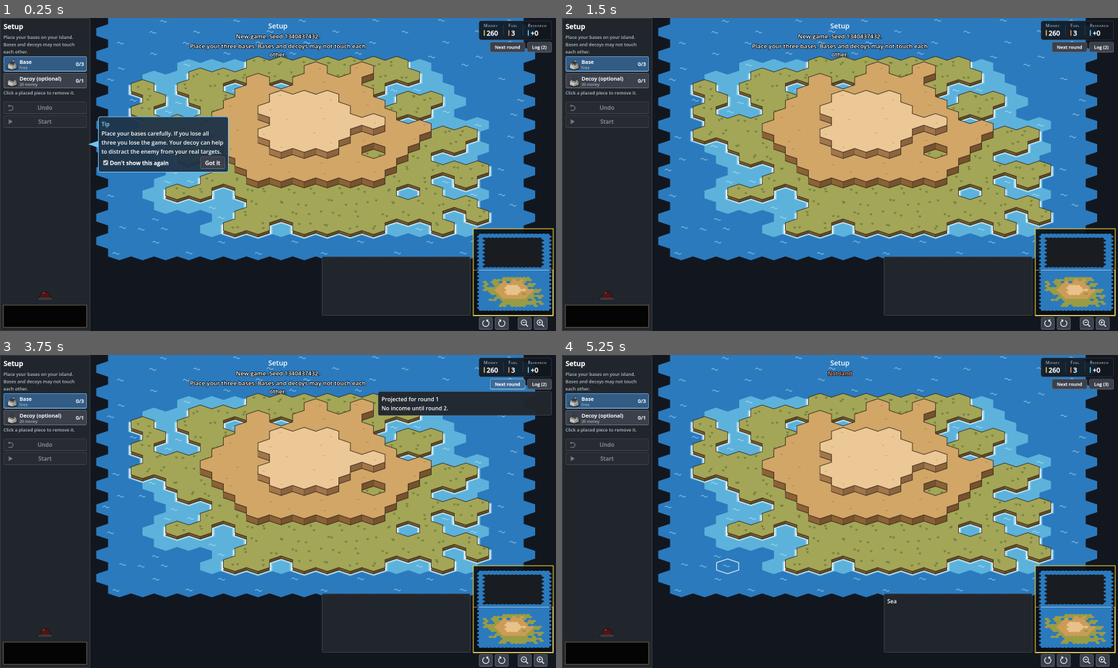
Above: before the commit, frames 1-4 (two rows, left to right).
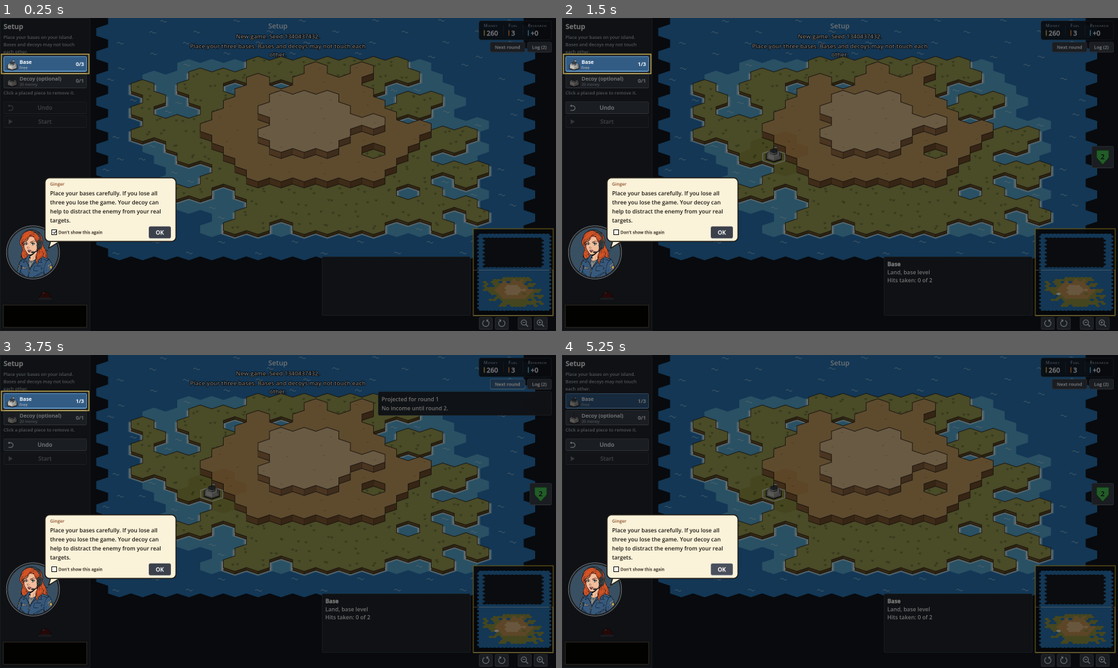
Above: after the commit, the same moments.

Repository: abeuscher/archipelago-game
Game: Godot game, scene res://game/main.tscn
Two runs of this game, one before a commit and one after it. Both use one fixed random seed, a clock stepped at 60 frames per second and the inputs below.
Inputs (mouse positions are in pixels of both pictures, inside the frame that each line leads up to):
- Up to frame 1 (0.25 s): no input
- Up to frame 2 (1.5 s): click (773, 161) at 0.5 s, where only the run before the commit has a clickable "Got it"; click (639, 230) at 1.25 s, where only the run after the commit has a clickable "Don't show this again"
- Up to frame 3 (3.75 s): click (77, 567) at 2 s, where only the run after the commit has a clickable "Don't show this again"; click (77, 567) at 2.75 s, where only the run after the commit has a clickable "Don't show this again"; click "Next round" at 3.5 s
- Up to frame 4 (5.25 s): click "Next round" at 4.25 s; click (723, 567) at 5 s, where only the run after the commit has a clickable "OK"

The runs differ from the first frame. In frame 1, 79% of the frame differs, in the area x 0-100%, y 0-100%; in frame 2, 80%; in frame 3, 80%; in frame 4, 81%.

Commit message:
Ginger speaks tips and announcements from the toolbar: pop-in portrait, speech bubble, spotlight on what a tip is about
Co-Authored-By: Claude Opus 5.5 <noreply@anthropic.com>

Diff:
--- /dev/null
+++ b/data/characters.json
@@ -0,0 +1,11 @@
+{
+  "_note": "Characters who speak to the player from the portrait space in the left toolbar. portrait is a picture with the face inside a circle; circle is [centre x, centre y, radius] of that circle in the picture's pixels. Messages and tips name a character by id; without one, default speaks.",
+  "default": "ginger",
+  "characters": {
+    "ginger": {
+      "name": "Ginger",
+      "portrait": "res://assets/characters/ginger_circle.jpg",
+      "circle": [598, 448, 418]
+    }
+  }
+}
--- a/data/tips.json
+++ b/data/tips.json
@@ -1,5 +1,5 @@
 {
-  "_note": "Tips introduce the game as the player goes (spec …(288 unchanged characters)… th the player's build clock when shown. Conditions are named in game/tips.gd. {placeholders} are filled from rules.json.",
+  "_note": "Tips introduce the game as the player goes (spec …(288 unchanged characters)… th the player's build clock when shown. character names who says it (data/characters.json); without one, the default character speaks. Conditions are named in game/tips.gd. {placeholders} are filled from rules.json.",
   "tips": [
     { "id": "place_bases", "when": "setup", "anchor": "tool:base",
       "text": "Place your bases carefully. If you lose all three you lose the game. Your decoy can help to distract the enemy from your real targets." },
--- /dev/null
+++ b/game/announcer.gd
@@ -0,0 +1,378 @@
+## A character who talks to the player from the portrait space in the left
+## toolbar, in a speech bubble beside it. Two kinds of message:
+##   tip: stays until dismissed; "Don't show this again" at bottom left and
+##     OK at bottom right. A tip with an anchor dims the screen around what
+##     it points at. A tip marked pause also blocks the screen behind it.
+##   announcement: round starts, incoming attacks. OK closes it, or it goes
+##     after a few seconds. Announcements come before tips; a tip waiting
+##     behind one shows when it is gone.
+## The character pops out from the centre of the portrait space, then the
+## bubble pops in. Characters (name, portrait) are in data/characters.json.
+extends Control
+
+const PATH := "res://data/characters.json"
+const ANNOUNCE_SECONDS := 3.5
+const POP_SECONDS := 0.12
+const BUBBLE_POP_SECONDS := 0.08
+const PORTRAIT_MAX := 150.0
+const BUBBLE_W := 380.0
+const CREAM := Color(0.98, 0.95, 0.85)
+const INK := Color(0.12, 0.10, 0.08)
+const DIM := Color(0, 0, 0, 0.55)
+const SPOT_EDGE := Color(1.0, 0.85, 0.35)
+
+signal tip_dismissed(id: String, forever: bool)
+
+var slot: Control                 ## the portrait space in the toolbar
+var anchor_rect: Callable         ## anchor name -> Rect2 on screen (empty if not shown)
+var characters: Dictionary = {}
+var default_character: String = ""
+
+var _tip = null                   ## current tip, or null
+var _queue: Array = []            ## announcements waiting: {"text", "character", "seconds"}
+var _msg = null                   ## message on screen, or null
+var _left: float = 0.0            ## seconds before an announcement closes itself
+var _portraits: Dictionary = {}   ## character id -> Texture2D
+var _speaker: String = ""
+
+var _spot: Control
+var _face: Control
+var _bubble: PanelContainer
+var _tail: Control
+var _name: Label
+var _text: Label
+var _forever: CheckBox
+var _ok: Button
+
+
+func _ready() -> void:
+	set_anchors_and_offsets_preset(Control.PRESET_FULL_RECT)
+	mouse_filter = Control.MOUSE_FILTER_IGNORE
+	_load_characters()
+
+	_spot = Control.new()
+	_spot.set_anchors_and_offsets_preset(Control.PRESET_FULL_RECT)
+	_spot.mouse_filter = Control.MOUSE_FILTER_IGNORE
+	_spot.visible = false
+	_spot.draw.connect(_draw_spot)
+	add_child(_spot)
+
+	_face = Control.new()
+	_face.mouse_filter = Control.MOUSE_FILTER_IGNORE
+	_face.visible = false
+	_face.draw.connect(_draw_face)
+	add_child(_face)
+
+	_tail = Control.new()
+	_tail.mouse_filter = Control.MOUSE_FILTER_IGNORE
+	_tail.visible = false
+	_tail.draw.connect(_draw_tail)
+	add_child(_tail)
+
+	_bubble = PanelContainer.new()
+	_bubble.visible = false
+	var st := StyleBoxFlat.new()
+	st.bg_color = CREAM
+	st.border_color = INK
+	st.set_border_width_all(3)
+	st.set_corner_radius_all(14)
+	st.content_margin_left = 16
+	st.content_margin_right = 16
+	st.content_margin_top = 10
+	st.content_margin_bottom = 10
+	_bubble.add_theme_stylebox_override("panel", st)
+	add_child(_bubble)
+	var v := VBoxContainer.new()
+	v.add_theme_constant_override("separation", 6)
+	_bubble.add_child(v)
+	_name = Label.new()
+	_name.add_theme_font_size_override("font_size", 13)
+	_name.add_theme_color_override("font_color", Color(0.55, 0.30, 0.15))
+	v.add_child(_name)
+	_text = Label.new()
+	_text.autowrap_mode = TextServer.AUTOWRAP_WORD
+	_text.custom_minimum_size = Vector2(BUBBLE_W - 32, 0)
+	_text.add_theme_font_size_override("font_size", 16)
+	_text.add_theme_color_override("font_color", INK)
+	v.add_child(_text)
+	var row := HBoxContainer.new()
+	v.add_child(row)
+	_forever = CheckBox.new()
+	_forever.text = "Don't show this again"
+	_forever.focus_mode = Control.FOCUS_NONE
+	_forever.button_pressed = true
+	_forever.size_flags_horizontal = Control.SIZE_EXPAND_FILL
+	_forever.add_theme_font_size_override("font_size", 12)
+	for c in ["font_color", "font_hover_color", "font_pressed_color", "font_hover_pressed_color"]:
+		_forever.add_theme_color_override(c, Color(0.30, 0.26, 0.22))
+	_forever.add_theme_icon_override("checked", _box_icon(true))
+	_forever.add_theme_icon_override("unchecked", _box_icon(false))
+	row.add_child(_forever)
+	var spacer := Control.new()
+	spacer.size_flags_horizontal = Control.SIZE_EXPAND_FILL
+	row.add_child(spacer)
+	_ok = Button.new()
+	_ok.text = "OK"
+	_ok.focus_mode = Control.FOCUS_NONE
+	_ok.custom_minimum_size = Vector2(64, 0)
+	_ok.pressed.connect(_on_ok)
+	row.add_child(_ok)
+
+
+func _load_characters() -> void:
+	var parsed = JSON.parse_string(FileAccess.get_file_as_string(PATH))
+	if parsed is Dictionary:
+		characters = parsed.get("characters", {})
+		default_character = String(parsed.get("default", ""))
+
+
+# --- Messages --------------------------------------------------------------
+
+## The tip to show when nothing is being announced (null for none).
+func set_tip(tip) -> void:
+	if tip == null and _tip == null:
+		return
+	if tip != null and _tip != null and String(tip["id"]) == String(_tip["id"]):
+		_tip = tip
+		return
+	_tip = tip
+	_refresh()
+
+
+func announce(text: String, character: String = "", seconds: float = ANNOUNCE_SECONDS) -> void:
+	_queue.append({"text": text, "character": character, "seconds": seconds})
+	_refresh()
+
+
+## Id of the tip on screen, or "".
+func tip_showing() -> String:
+	return String(_msg["tip"]["id"]) if _msg != null and _msg.has("tip") else ""
+
+
+func announcing() -> bool:
+	return _msg != null and not _msg.has("tip")
+
+
+func _refresh() -> void:
+	var want = null
+	if not _queue.is_empty():
+		want = _queue[0]
+	elif _tip != null:
+		want = {"tip": _tip, "text": String(_tip["text"]), "character": String(_tip.get("character", ""))}
+	if _same(want, _msg):
+		return
+	_msg = want
+	if _msg == null:
+		_hide_all()
+		return
+	_show_msg()
+
+
+static func _same(a, b) -> bool:
+	if a == null or b == null:
+		return a == b
+	if a.has("tip") != b.has("tip"):
+		return false
+	if a.has("tip"):
+		return String(a["tip"]["id"]) == String(b["tip"]["id"])
+	return a == b
+
+
+func _on_ok() -> void:
+	if _msg == null:
+		return
+	if _msg.has("tip"):
+		var id := String(_msg["tip"]["id"])
+		var forever := _forever.button_pressed
+		_tip = null
+		_msg = null
+		tip_dismissed.emit(id, forever)
+		_refresh()
+	else:
+		_queue.pop_front()
+		_msg = null
+		_refresh()
+
+
+func _process(delta: float) -> void:
+	if _msg != null and not _msg.has("tip"):
+		_left -= delta
+		if _left <= 0.0:
+			_on_ok()
+	if _spot.visible:
+		_spot.queue_redraw()   # anchors move when the toolbar is rebuilt
+
+
+# --- Showing ---------------------------------------------------------------
+
+func _show_msg() -> void:
+	var who := String(_msg.get("character", ""))
+	if who == "" or not characters.has(who):
+		who = default_character
+	var is_tip: bool = _msg.has("tip")
+	_name.text = String(characters.get(who, {}).get("name", ""))
+	_name.visible = _name.text != ""
+	_text.text = String(_msg["text"])
+	_forever.visible = is_tip
+	_forever.button_pressed = true
+	_left = float(_msg.get("seconds", ANNOUNCE_SECONDS))
+	var tip: Dictionary = _msg.get("tip", {})
+	var pause := bool(tip.get("pause", false))
+	_spot.visible = is_tip and (pause or anchor_rect.is_valid() and anchor_rect.call(String(tip.get("anchor", ""))).has_area())
+	_spot.mouse_filter = Control.MOUSE_FILTER_STOP if pause else Control.MOUSE_FILTER_IGNORE
+	_spot.queue_redraw()
+	_layout()
+	var pop_face := not _face.visible or who != _speaker
+	_speaker = who
+	_face.queue_redraw()
+	if pop_face:
+		_face.visible = true
+		_face.scale = Vector2(0.05, 0.05)
+		_bubble.visible = false
+		_tail.visible = false
+		var t := _face.create_tween()
+		t.tween_property(_face, "scale", Vector2.ONE, POP_SECONDS).set_trans(Tween.TRANS_BACK).set_ease(Tween.EASE_OUT)
+		t.tween_callback(_pop_bubble)
+	else:
+		_pop_bubble()
+
+
+func _pop_bubble() -> void:
+	_layout()
+	_bubble.visible = true
+	_tail.visible = true
+	_bubble.scale = Vector2(0.7, 0.7)
+	_bubble.modulate.a = 0.0
+	var t := _bubble.create_tween().set_parallel(true)
+	t.tween_property(_bubble, "scale", Vector2.ONE, BUBBLE_POP_SECONDS).set_trans(Tween.TRANS_BACK).set_ease(Tween.EASE_OUT)
+	t.tween_property(_bubble, "modulate:a", 1.0, BUBBLE_POP_SECONDS)
+
+
+func _hide_all() -> void:
+	_bubble.visible = false
+	_tail.visible = false
+	_spot.visible = false
+	if _face.visible:
+		var t := _face.create_tween()
+		t.tween_property(_face, "scale", Vector2(0.05, 0.05), POP_SECONDS * 0.7).set_ease(Tween.EASE_IN)
+		t.tween_callback(func():
+			if _msg == null:
+				_face.visible = false)
+
+
+## Portrait centred in the slot (left part), bubble above and to its right
+## with the tail pointing down at the face.
+func _layout() -> void:
+	if slot == null:
+		return
+	var r := slot.get_global_rect()
+	var d := minf(PORTRAIT_MAX, minf(r.size.y, r.size.x) - 8.0)
+	_face.size = Vector2(d, d)
+	_face.position = Vector2(r.position.x + 10.0, r.position.y + (r.size.y - d) / 2.0)
+	_face.pivot_offset = _face.size / 2.0
+	_bubble.reset_size()
+	var bs := _bubble.get_combined_minimum_size()
+	var bx := _face.position.x + d * 0.72
+	var bottom := _face.position.y + d * 0.30
+	var by := maxf(8.0, bottom - bs.y)
+	_bubble.position = Vector2(bx, by)
+	_bubble.size = bs
+	_bubble.pivot_offset = Vector2(24, bs.y)
+	_tail.position = Vector2.ZERO
+	_tail.size = get_viewport_rect().size
+	_tail.queue_redraw()
+
+
+# --- Drawing ---------------------------------------------------------------
+
+func _draw_face() -> void:
+	var d := _face.size.x
+	var c := _face.size / 2.0
+	var r := d / 2.0
+	var tex := _portrait(_speaker)
+	if tex != null:
+		var circle: Array = characters[_speaker].get("circle", [tex.get_width() / 2.0, tex.get_height() / 2.0, tex.get_height() / 2.0])
+		var cx := float(circle[0]) / tex.get_width()
+		var cy := float(circle[1]) / tex.get_height()
+		var rx := float(circle[2]) / tex.get_width()
+		var ry := float(circle[2]) / tex.get_height()
+		var pts := PackedVector2Array()
+		var uvs := PackedVector2Array()
+		for k in 48:
+			var a := TAU * k / 48.0
+			pts.append(c + Vector2(cos(a), sin(a)) * r)
+			uvs.append(Vector2(cx + cos(a) * rx, cy + sin(a) * ry))
+		draw_polygon_on(_face, pts, uvs, tex)
+	else:
+		_face.draw_circle(c, r, Color(0.25, 0.33, 0.42))
+	_face.draw_arc(c, r - 1.5, 0.0, TAU, 64, INK, 3.0, true)
+	_face.draw_arc(c, r + 1.5, 0.0, TAU, 64, Color(0.55, 0.60, 0.66, 0.8), 1.5, true)
+
+
+static func draw_polygon_on(ci: CanvasItem, pts: PackedVector2Array, uvs: PackedVector2Array, tex: Texture2D) -> void:
+	ci.draw_polygon(pts, PackedColorArray([Color.WHITE]), uvs, tex)
+
+
+func _portrait(who: String) -> Texture2D:
+	if not _portraits.has(who):
+		var tex: Texture2D = null
+		var path := String(characters.get(who, {}).get("portrait", ""))
+		if path != "" and FileAccess.file_exists(path):
+			var img := Image.load_from_file(ProjectSettings.globalize_path(path))
+			if img != null and not img.is_empty():
+				img.generate_mipmaps()
+				tex = ImageTexture.create_from_image(img)
+		_portraits[who] = tex
+	return _portraits[who]
+
+
+## The bubble's tail: from its lower-left edge down to the face.
+func _draw_tail() -> void:
+	if not _bubble.visible:
+		return
+	var b := Rect2(_bubble.position, _bubble.size)
+	var base_a := Vector2(b.position.x + 18, b.end.y - 3)
+	var base_b := Vector2(b.position.x + 46, b.end.y - 3)
+	var tip := _face.position + Vector2(_face.size.x * 0.80, _face.size.y * 0.42)
+	var poly := PackedVector2Array([base_a, tip, base_b])
+	_tail.draw_colored_polygon(poly, CREAM)
+	_tail.draw_line(base_a, tip, INK, 3.0, true)
+	_tail.draw_line(tip, base_b, INK, 3.0, true)
+
+
+## Dims everything but the anchor of the tip on screen, which gets a bright
+## edge. Without an anchor (a pausing tip) the whole screen dims.
+func _draw_spot() -> void:
+	var view := get_viewport_rect().size
+	var hole := Rect2()
+	if _msg != null and _msg.has("tip") and anchor_rect.is_valid():
+		hole = anchor_rect.call(String(_msg["tip"].get("anchor", "")))
+	if not hole.has_area():
+		_spot.draw_rect(Rect2(Vector2.ZERO, view), DIM)
+		return
+	hole = hole.grow(6.0)
+	_spot.draw_rect(Rect2(0, 0, view.x, hole.position.y), DIM)
+	_spot.draw_rect(Rect2(0, hole.end.y, view.x, view.y - hole.end.y), DIM)
+	_spot.draw_rect(Rect2(0, hole.position.y, hole.position.x, hole.size.y), DIM)
+	_spot.draw_rect(Rect2(hole.end.x, hole.position.y, view.x - hole.end.x, hole.size.y), DIM)
+	_spot.draw_rect(hole, SPOT_EDGE, false, 2.0)
+
+
+## A plain check box drawn dark on the cream bubble.
+static func _box_icon(checked: bool) -> Texture2D:
+	var n := 16
+	var img := Image.create(n, n, false, Image.FORMAT_RGBA8)
+	img.fill(Color(0, 0, 0, 0))
+	for i in n:
+		for j in [0, 1, n - 2, n - 1]:
+			img.set_pixel(i, j, INK)
+			img.set_pixel(j, i, INK)
+	for i in range(2, n - 2):
+		for j in range(2, n - 2):
+			img.set_pixel(i, j, Color(1, 1, 1, 0.9))
+	if checked:
+		var pts := [[4, 8], [5, 9], [6, 10], [7, 11], [8, 10], [9, 9], [10, 8], [11, 7], [12, 6], [12, 5]]
+		for p in pts:
+			for o in [[0, 0], [0, -1], [1, 0]]:
+				img.set_pixel(p[0] + o[0], p[1] + o[1], INK)
+	return ImageTexture.create_from_image(img)
--- a/game/hud.gd
+++ b/game/hud.gd
@@ -19,6 +19,7 @@
 const FuelPlanner = preload("res://game/fuel_planner.gd")
 const IconButton = preload("res://game/icon_button.gd")
 const Beacon = preload("res://game/beacon.gd")
+const Announcer = preload("res://game/announcer.gd")
 const ResearchPanel = preload("res://game/research_panel.gd")
 const EscMenu = preload("res://game/esc_menu.gd")
 
@@ -37,9 +38,8 @@
 var _timer
 var _timer_label: RichTextLabel
 var _beacon
-var _tip_anchor: String = ""
-var _tip_arrow: Polygon2D
-var _tip_blocker: ColorRect
+var announcer
+var _portrait_slot: Control
 var _money_val: Label
 var _money_next: Label
 var _fuel_val: Label
@@ -61,10 +61,6 @@
 var _strip: VBoxContainer
 var _strip_title: PanelContainer
 var _strip_title_text: Label
-var _tip: PanelContainer
-var _tip_text: Label
-var _tip_id: String = ""
-var _tip_forever: CheckBox
 var _hover: PanelContainer
 var _hover_text: Label
 var _overlay: PanelContainer
@@ -79,6 +75,7 @@
 const MINIMAP_W := 230
 const MINIMAP_H := 250        ## taller than wide: the islands are stacked north and south
 const BOTTOM_H := 170
+const PORTRAIT_SLOT_H := 160  ## the character's space above the alarm light
 const MAP_BAR_H := 44         ## gap under the minimap and info box, holding the map controls
 const STRIP_W := 64
 const FLASH_SECONDS := 4.0
@@ -118,8 +115,13 @@
 	_tools.size_flags_horizontal = Control.SIZE_EXPAND_FILL
 	_tools.add_theme_constant_override("separation", 4)
 	scroll.add_child(_tools)
-	# Alarm light, then the "Round Timer" label (shown while the clock runs),
-	# then the timer itself.
+	# The space where characters appear to talk to the player (announcer.gd),
+	# then the alarm light, the "Round Timer" label (shown while the clock
+	# runs) and the timer itself.
+	_portrait_slot = Control.new()
+	_portrait_slot.custom_minimum_size = Vector2(0, PORTRAIT_SLOT_H)
+	_portrait_slot.mouse_filter = Control.MOUSE_FILTER_IGNORE
+	lv.add_child(_portrait_slot)
 	_beacon = Beacon.new()
 	lv.add_child(_beacon)
 	_timer_label = RichTextLabel.new()
@@ -318,52 +320,6 @@
 	_map_button(bar, "zoom_out", "Zoom out", func(): zoom_requested.emit(-1))
 	_map_button(bar, "zoom_in", "Zoom in", func(): zoom_requested.emit(1))
 
-	# Tip callout, top left of the board area.
-	# Behind a pausing tip: dims and blocks the screen until it is dismissed.
-	_tip_blocker = ColorRect.new()
-	_tip_blocker.color = Color(0, 0, 0, 0.35)
-	_tip_blocker.set_anchors_and_offsets_preset(Control.PRESET_FULL_RECT)
-	_tip_blocker.mouse_filter = Control.MOUSE_FILTER_STOP
-	_tip_blocker.visible = false
-	root.add_child(_tip_blocker)
-	_tip_arrow = Polygon2D.new()
-	_tip_arrow.color = Color(0.45, 0.75, 0.95)
-	_tip_arrow.visible = false
-	root.add_child(_tip_arrow)
-	_tip = PanelContainer.new()
-	_tip.visible = false
-	var tstyle := StyleBoxFlat.new()
-	tstyle.bg_color = Color(0.12, 0.2, 0.28, 0.95)
-	tstyle.border_color = Color(0.45, 0.75, 0.95)
-	tstyle.set_border_width_all(2)
-	tstyle.set_corner_radius_all(6)
-	tstyle.set_content_margin_all(10)
-	_tip.add_theme_stylebox_override("panel", tstyle)
-	root.add_child(_tip)
-	var tv := VBoxContainer.new()
-	_tip.add_child(tv)
-	var th := Label.new()
-	th.text = "Tip"
-	th.add_theme_color_override("font_color", Color(0.55, 0.85, 1.0))
-	tv.add_child(th)
-	_tip_text = Label.new()
-	_tip_text.autowrap_mode = TextServer.AUTOWRAP_WORD
-	_tip_text.custom_minimum_size = Vector2(356, 0)
-	tv.add_child(_tip_text)
-	var tb := HBoxContainer.new()
-	tv.add_child(tb)
-	_tip_forever = CheckBox.new()
-	_tip_forever.text = "Don't show this again"
-	_tip_forever.button_pressed = true
-	_tip_forever.focus_mode = Control.FOCUS_NONE
-	_tip_forever.size_flags_horizontal = Control.SIZE_EXPAND_FILL
-	tb.add_child(_tip_forever)
-	var ok := Button.new()
-	ok.text = "Got it"
-	ok.focus_mode = Control.FOCUS_NONE
-	ok.pressed.connect(func(): tip_dismissed.emit(_tip_id, _tip_forever.button_pressed))
-	tb.add_child(ok)
-
 	# Hover text that follows the mouse over the board.
 	_hover = PanelContainer.new()
 	_hover.visible = false
@@ -385,6 +341,13 @@
 	research_panel.grow_vertical = Control.GROW_DIRECTION_BOTH
 	research_panel.visible = false
 	root.add_child(research_panel)
+
+	# The character and speech bubble, above the board and panels.
+	announcer = Announcer.new()
+	announcer.slot = _portrait_slot
+	announcer.anchor_rect = _anchor_rect
+	announcer.tip_dismissed.connect(func(id: String, forever: bool): tip_dismissed.emit(id, forever))
+	root.add_child(announcer)
 
 	# Centre overlay for the coin flip and the end of the game.
 	_overlay = PanelContainer.new()
@@ -673,11 +636,14 @@
 # --- Log -------------------------------------------------------------------
 
 ## Adds an event to the history and flashes it at the top of the screen.
-func add_log(text: String) -> void:
+## flash false: into the history only (for lines the character says).
+func add_log(text: String, flash: bool = true) -> void:
 	_log.append_text(text + "\n")
 	if not _log_panel.visible:
 		_unread += 1
 		_log_button.text = "Log (%d)" % _unread
+	if not flash:
+		return
 	var l := RichTextLabel.new()
 	l.bbcode_enabled = true
 	l.fit_content = true
@@ -862,44 +828,22 @@
 	_hover.position = screen_pos + Vector2(18, 14)
 
 
+## Tips are spoken by the announcer; null clears the current tip.
 func show_tip(tip) -> void:
-	if tip == null:
-		_tip.visible = false
-		_tip_arrow.visible = false
-		_tip_blocker.visible = false
-		_tip_id = ""
-		return
-	if String(tip["id"]) != _tip_id:
-		_tip_forever.button_pressed = true
-	_tip_id = String(tip["id"])
-	_tip_anchor = String(tip.get("anchor", ""))
-	_tip_blocker.visible = bool(tip.get("pause", false))
-	_tip_text.text = String(tip["text"])
-	_tip.visible = true
-	_place_tip.call_deferred()
-
-
-## A tip with an anchor sits just right of what it points at, with an arrow
-## to it: "timer" for the round timer, "tool:<type>" for a toolbar button.
-## Without one (or if the anchor isn't on screen) it sits at the bottom left
-## of the board area.
-func _place_tip() -> void:
-	_tip.reset_size()
-	var sz := _tip.get_combined_minimum_size()
-	var view := _tip.get_viewport_rect().size
-	var target := _anchor_rect(_tip_anchor)
-	if not target.has_area():
-		_tip.position = Vector2(TOOLBAR_W + 16, view.y - sz.y - 16)
-		_tip_arrow.visible = false
-		return
-	var y := clampf(target.get_center().y - sz.y / 2.0, 8.0, view.y - sz.y - 8.0)
-	_tip.position = Vector2(TOOLBAR_W + 22, y)
-	var tip_y := clampf(target.get_center().y, y + 14.0, y + sz.y - 14.0)
-	_tip_arrow.polygon = PackedVector2Array([Vector2(target.end.x + 4, target.get_center().y),
-		Vector2(TOOLBAR_W + 23, tip_y - 10), Vector2(TOOLBAR_W + 23, tip_y + 10)])
-	_tip_arrow.visible = true
-
-
+	announcer.set_tip(tip)
+
+
+## A short line from the character, closing itself after a few seconds.
+func announce(text: String) -> void:
+	announcer.announce(text)
+
+
+func announcing() -> bool:
+	return announcer.announcing()
+
+
+## Where a tip's anchor is on screen: "timer" for the round timer,
+## "tool:<type>" for a toolbar button. Empty if it isn't shown.
 func _anchor_rect(anchor: String) -> Rect2:
 	if anchor == "timer":
 		return _timer.get_global_rect()
@@ -912,7 +856,7 @@
 
 
 func tip_showing() -> String:
-	return _tip_id if _tip.visible else ""
+	return announcer.tip_showing()
 
 
 # --- Overlay ---------------------------------------------------------------
--- a/game/main.gd
+++ b/game/main.gd
@@ -176,8 +176,20 @@
 
 func _start_round() -> void:
 	var events: Array = m.begin_round()
+	# The character announces the round (and its income); those lines go to
+	# the log history without flashing.
+	var said := "Round %d." % m.round_number
 	for ev in events:
-		_log_event(ev)
+		if ev["type"] == "round_start":
+			hud.add_log("[b]Round %d[/b]" % m.round_number, false)
+		elif ev["type"] == "income" and ev.get("side", -1) == MatchState.PLAYER:
+			var inc: Dictionary = ev["income"]
+			var line := "Income: +%d money, +%d fuel, +%d research." % [inc["money"], inc["fuel"], inc["research"]]
+			said += " " + line
+			hud.add_log(line, false)
+		else:
+			_log_event(ev)
+	hud.announce(said)
 	# The enemy commits its build for the round from its own view.
 	for a in enemy_ai.choose_build(m.view_for(MatchState.ENEMY)):
 		m.build_action(MatchState.ENEMY, a)
@@ -877,9 +889,11 @@
 	hud.show_tip(shown)
 
 
-## A tip marked "pause" holds the phase clock (and the board) until it is
-## dismissed.
+## The phase clock holds while the character is announcing something, and
+## while a tip marked "pause" is up (until it is dismissed).
 func _tip_holds_clock() -> bool:
+	if hud.announcing():
+		return true
 	return current_tip != null and bool(current_tip.get("pause", false)) and hud.tip_showing() == String(current_tip["id"])
 
 
@@ -1099,8 +1113,10 @@
 	if not launches[1].is_empty():
 		# The enemy attack is announced in the log, and the alarm light
 		# starts with it.
+		var incoming := "%d enemy missile%s incoming!" % [launches[1].size(), "" if launches[1].size() == 1 else "s"]
 		hud.set_alarm(true)
-		hud.add_log("%d enemy missile%s incoming!" % [launches[1].size(), "" if launches[1].size() == 1 else "s"])
+		hud.announce(incoming)
+		hud.add_log(incoming, false)
 		await _wait(0.3)
 		for k in launches[1].size():
 			_strike(own_board, m.sides[0].island, by_id[launches[1][k]["id"]], int(launches[1][k]["target"]), Color(1, 0.4, 0.4), k * 0.35)
--- a/tests/test_interface.gd
+++ b/tests/test_interface.gd
@@ -282,3 +282,14 @@
 	ctx["clock_on"] = false
 	r = Tips.update(tips, ctx, [], null)
 	check(r["current"]["id"] != "round_timer", "no timer tip with the clock off")
+
+
+func test_characters_data() -> void:
+	var parsed = JSON.parse_string(FileAccess.get_file_as_string("res://data/characters.json"))
+	check(parsed is Dictionary, "characters.json parses")
+	var chars: Dictionary = parsed["characters"]
+	check(chars.has(String(parsed["default"])), "default character exists")
+	for id in chars:
+		var c: Dictionary = chars[id]
+		check(FileAccess.file_exists(String(c["portrait"])), "portrait file for " + id)
+		eq(c["circle"].size(), 3, "circle is [x, y, radius] for " + id)
--- a/tools/capture.gd
+++ b/tools/capture.gd
@@ -63,6 +63,8 @@
 	await _shot("02_setup_placed")
 	main._start_setup_game()
 	await create_timer(1.1).timeout   # camera flight
+	await _shot("03a_round_announced")
+	await create_timer(3.8).timeout   # the announcement closes itself
 	await _shot("03_build_tip")
 	main._on_tip_dismissed("round_timer", true)
 	main._refresh()
Binary file added: assets/characters/ginger_circle.jpg
Not shown, changed: data/required_assets.txt
Not shown, changed: ASSUMPTIONS.md
Not shown, changed: PLAN.md
